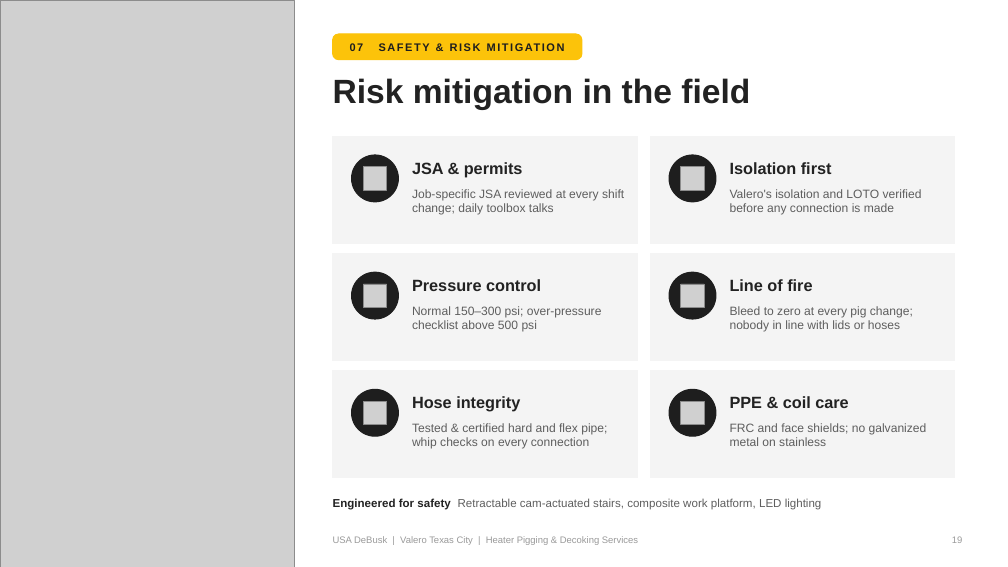
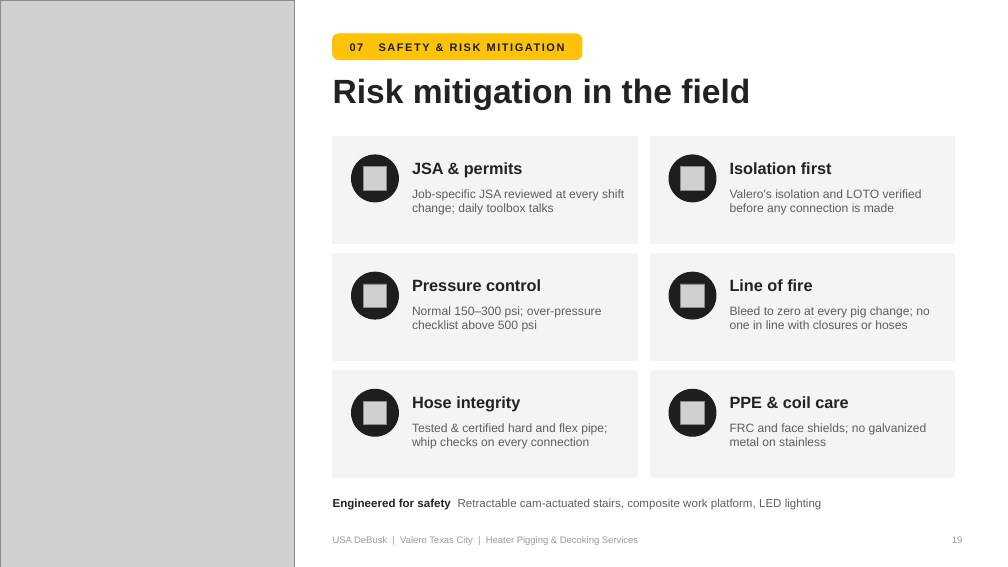
Before and after one commit to TheSkinz/obsidian-work, a slide deck: slide 19 of 02-facilities/Valero/Texas-City-TX/pigging-capabilities-presentation/Valero_TXC_Pigging_Capabilities.pptx. Drawn at 1008x567 pixels with LibreOffice and Linux fonts; fonts in the diff are those of the drawing; grey boxes stand for pictures. Boxes give left, top, right and bottom in pixels: in the first picture for what was removed or moved away, otherwise in the second. Text is boxed around its words. In the diff, an @@ line names an element or a change of style, - is before the commit and + after.

```diff
--- a/02-facilities/Valero/Texas-City-TX/pigging-capabilities-presentation/Valero_TXC_Pigging_Capabilities.pptx
+++ b/02-facilities/Valero/Texas-City-TX/pigging-capabilities-presentation/Valero_TXC_Pigging_Capabilities.pptx
@@ text at [730, 306, 929, 329]: text changed @@
-Bleed to zero at every pig change; nobody in line with lids or hoses
+Bleed to zero at every pig change; no one in line with closures or hoses
```
Also in this commit, not shown: 9 other slides changed, 2 other files.
